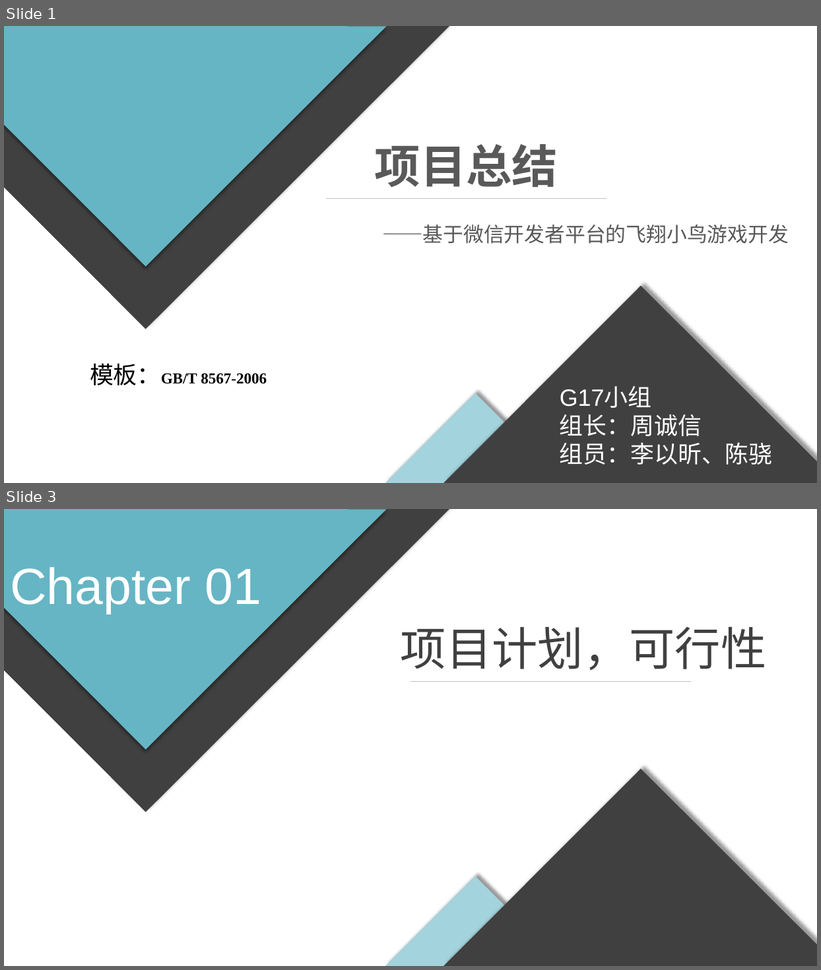
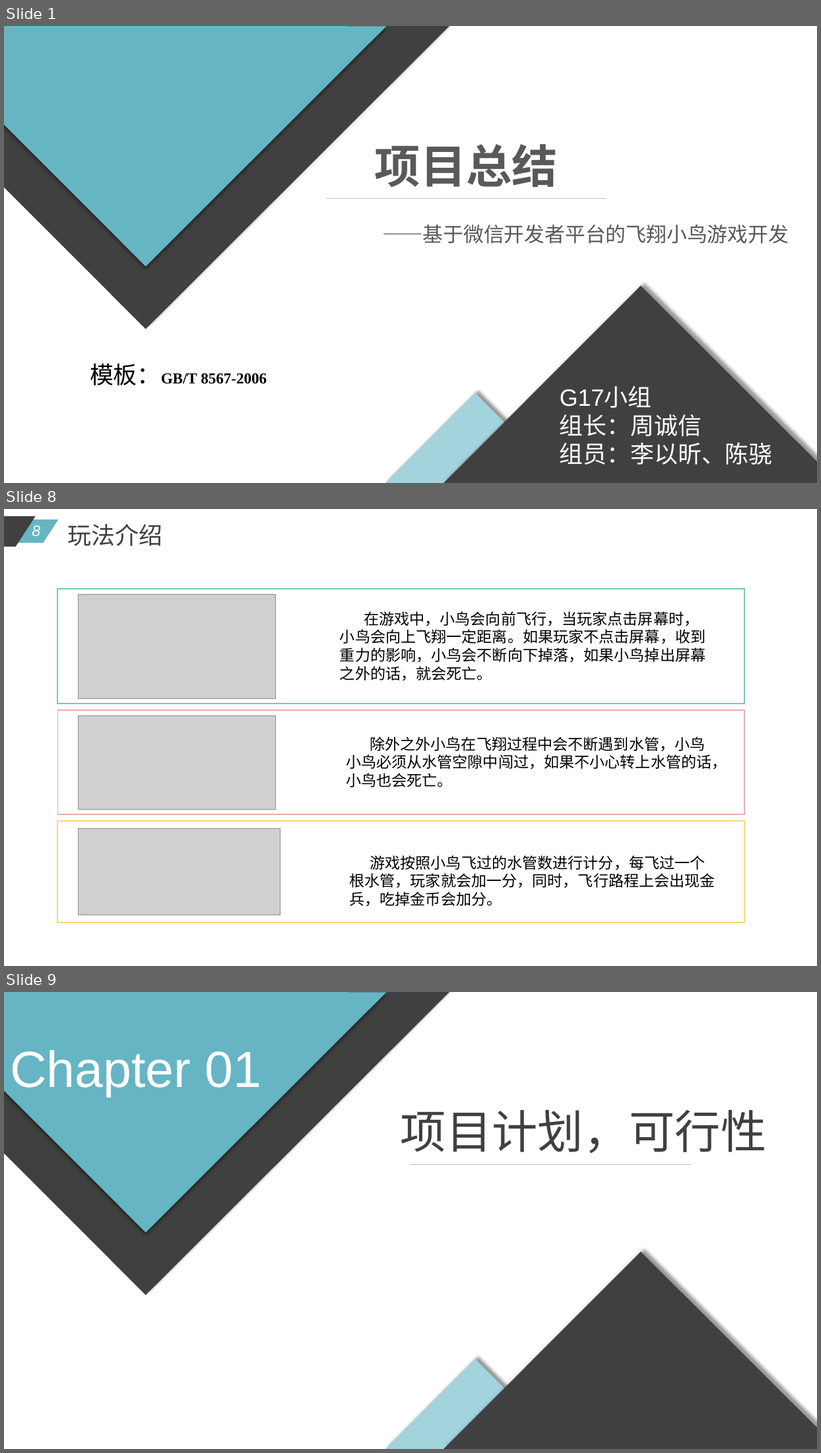
Before and after one commit to diligentsun/new-flappy-bird, a slide deck: 项目总结/项目总结.pptx. Shown one above the other, each under a label of ours: slides 1 and 3 before the commit, slides 1, 8 and 9 after it; the slides between them are not shown. The pictures are 821x970 and 821x1453 pixels, drawn with LibreOffice and Linux fonts; fonts in the diff are those of the drawing; grey boxes stand for pictures. Boxes give left, top, right and bottom in pixels: in the first picture for what was removed or moved away, otherwise in the second. Text is boxed around its words. In the diff, an @@ line names an element or a change of style, - is before the commit and + after.

```diff
--- a/项目总结/项目总结.pptx
+++ b/项目总结/项目总结.pptx
@@ slide 8 added at (4, 509, 817, 966), background #FFFFFF @@
@@ parallelogram added at (4, 520, 58, 543), fill #66B5C4 @@
@@ parallelogram added at (4, 516, 36, 547), fill #404040 @@
@@ page number added at (32, 525, 40, 536), 18 pt, text #FFFFFF, italic @@
+8
@@ text added at (67, 524, 162, 546), 28 pt, text #404040 @@
+玩法介绍
@@ rectangle added at (57, 589, 745, 704), fill #FFFFFF, outline #7DC3C1 1.5 pt @@
@@ picture added at (79, 594, 276, 698) @@
@@ text added at (340, 611, 706, 681), 18 pt, text #000000 @@
+在游戏中，小鸟会向前飞行，当玩家点击屏幕时，小鸟会向上飞翔一定距离。如果玩家不点击屏幕，收到重力的影响，小鸟会不断向下掉落，如果小鸟掉出屏幕之外的话，就会死亡。
@@ rectangle added at (57, 711, 745, 815), fill #FFFFFF, outline #EDACAD 1.5 pt @@
@@ picture added at (79, 716, 276, 809) @@
@@ text added at (346, 737, 727, 788), 18 pt, text #000000 @@
+除外之外小鸟在飞翔过程中会不断遇到水管，小鸟小鸟必须从水管空隙中闯过，如果不小心转上水管的话，小鸟也会死亡。
@@ rectangle added at (57, 821, 745, 923), fill #FFFFFF, outline #F5D87C 1.5 pt @@
@@ picture added at (79, 828, 280, 916) @@
@@ text added at (349, 855, 715, 907), 18 pt, text #000000 @@
+游戏按照小鸟飞过的水管数进行计分，每飞过一个根水管，玩家就会加一分，同时，飞行路程上会出现金兵，吃掉金币会加分。
@@ what was slide 3 is now slide 9 @@
```
Also in this commit, not shown: 1 slide changed, 5 other slides added, 4 other files.
